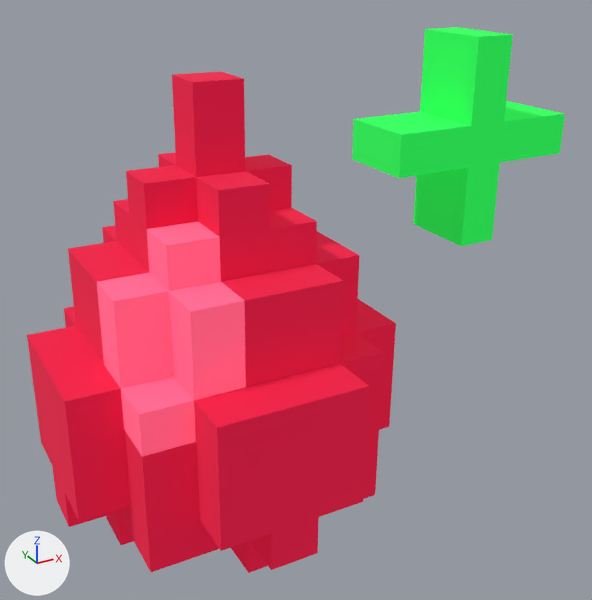
Two versions of the glTF model assets/models/effects/fx_bloodthirst.glb, one commit apart.
Both versions are drawn from a 50 mm camera at (-1.6, -3.86, 3.25) aimed at (0.54, 0.03, 1.3). Lighting does not change. The marker at lower left points along +X, +Y and +Z. The older version comes first. Where no turn or scale is listed for an object, it has been applied to the vertices.

In view in the first picture: 'droplet_mesh_drop_crimson', 'droplet_mesh_drop_light', 'plus_mesh_plus_green'.
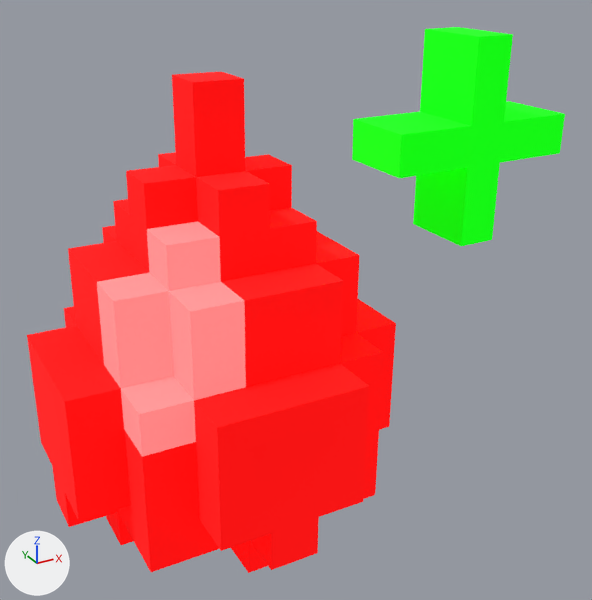
Pixel boxes (x1, y1, x2, y2) of what changed, in the pictures (592 x 600 px):
'droplet_mesh_drop_crimson', recoloured: (27, 72, 396, 573) in both
'plus_mesh_plus_green', recoloured: (352, 27, 565, 246) in both
'droplet_mesh_drop_light', recoloured: (97, 221, 246, 457) in both

What the commit changed:
Material 'Material_2' (mat_material_2) is new.
Its base color is (0.0, 0.667, 0.0) (green #00d500).
Its roughness is 1.0.
Its emission color is (0.0, 0.667, 0.0) (green #00d500).
Its emission strength is 1.0.
Material 'Material_1' (mat_material_1) is new.
Its base color is (1.0, 0.167, 0.167) (red #ff7272).
Its roughness is 1.0.
Its emission color is (1.0, 0.167, 0.167) (red #ff7272).
Its emission strength is 1.0.
Material 'Material_0' (mat_material_0) is new.
Its base color is (0.667, 0.0, 0.0) (red #d50000).
Its roughness is 1.0.
Its emission color is (0.667, 0.0, 0.0) (red #d50000).
Its emission strength is 1.0.
me_mesh_0 has 271 vertices, 524 faces and spans x -0.96..0.95, y -0.95..0.95, z -1.04..1.5.
me_mesh_0 no longer uses material mat_drop_crimson (red #d10f3c, glowing red #d10f3c).
me_mesh_0 gains material mat_material_0 (red #d50000, glowing red #d50000).
me_mesh_1 has 25 vertices, 32 faces and spans x -0.677..-0.125, y -0.676..-0.135, z -0.11..0.809.
me_mesh_1 no longer uses material mat_drop_light (red #ff5c80, glowing red #ff5c80).
me_mesh_1 gains material mat_material_1 (red #ff7272, glowing red #ff7272).
me_mesh_2 has 60 vertices, 116 faces and spans x -0.625..0.625, y -0.25..0.25, z -0.625..0.625.
me_mesh_2 no longer uses material mat_plus_green (green #22e04f, glowing green #22e04f).
me_mesh_2 gains material mat_material_2 (green #00d500, glowing green #00d500).
